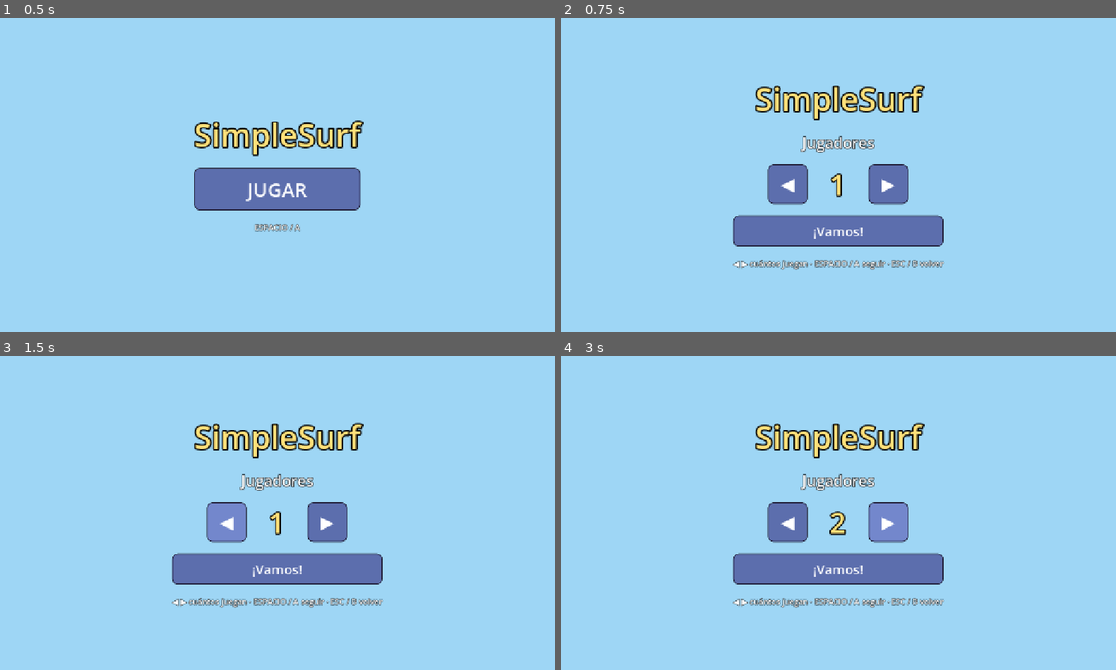
Above: before the commit, frames 1-4 (two rows, left to right).
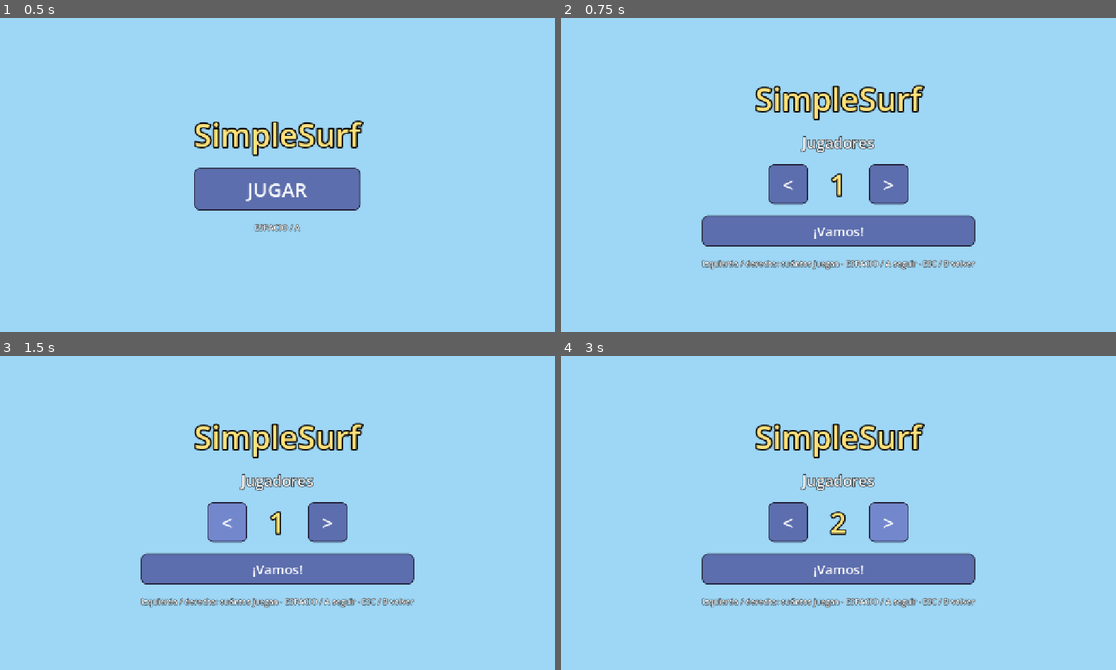
Above: after the commit, the same moments.

Repository: asimplesurfer/simplesurf
Game: Godot game, scene res://ui/menus/character_select.tscn
The game is run twice, just before and just after one commit, with the same random seed, the same clock (stepped at 60 frames per second) and the same inputs. Sound files missing from this copy of the repository are replaced by a short silence.
Inputs (mouse positions are in pixels of both pictures, inside the frame that each line leads up to):
- Up to frame 1 (0.5 s): no input
- Up to frame 2 (0.75 s): click "JUGAR" at 0.5 s
- Up to frame 3 (1.5 s): click (227, 522) at 1.25 s, where only the run before the commit has a clickable "◀"
- Up to frame 4 (3 s): click (788, 522) at 2 s, where only the run after the commit has a clickable "<"; click (888, 522) at 2.75 s, where only the run before the commit has a clickable "▶"

Frame 1 is identical in both runs. In frame 2, 2.5% of the frame differs, in the area x 25-75%, y 46-81%; in frame 3, 2.5%; in frame 4, 2.6%.

Commit message:
Menú: sin símbolos que el navegador no tiene (se veían como cajitas)
◀ ▶ ▲ ▼ ← → y los bloques de la barra no están en la letra del juego en el
navegador y aparecían como rectángulos con el código (25C0...). Ahora:
< >, "arriba / abajo", botones sin flechas y la barra de panza / músculos /
cabeza dibujada (ProgressBar). Test nuevo que revisa que ningún texto del
juego use símbolos fuera de Latin-1.

Co-Authored-By: Claude Opus 5.5 <noreply@anthropic.com>
Claude-Session: https://claude.ai/code/session_0158oNfJa2g5qsqyuATh8Mjh

Diff:
--- a/tests/suites/test_menu.gd
+++ b/tests/suites/test_menu.gd
@@ -17,7 +17,36 @@
 		defaults.track_layout == GameSettings.TrackLayout.ARCHIPELAGO,
 		"por defecto el mapa es el archipiélago"
 	)
+	_test_glyphs()
 	await _test_menu()
+
+
+## Los textos del juego solo usan letras comunes (hasta Latin-1: tildes, ñ, ¡,
+## º, ×...). Símbolos como ◀ ▶ ▲ ▼ ← no están en la letra del navegador y se
+## ven como cajitas con el código.
+func _test_glyphs() -> void:
+	var bad: Array[String] = []
+	var dirs := ["res://ui", "res://core", "res://world", "res://characters", "res://effects"]
+	while not dirs.is_empty():
+		var dir: String = dirs.pop_back()
+		for sub in DirAccess.get_directories_at(dir):
+			dirs.append(dir.path_join(sub))
+		for f in DirAccess.get_files_at(dir):
+			if not f.ends_with(".gd"):
+				continue
+			var lines := FileAccess.get_file_as_string(dir.path_join(f)).split("\n")
+			for n in lines.size():
+				var line := lines[n].strip_edges()
+				if line.begins_with("#"):
+					continue
+				var in_str := false
+				for ch in line:
+					if ch == "\"":
+						in_str = not in_str
+					elif in_str and ch.unicode_at(0) > 0xFF:
+						bad.append("%s:%d %s" % [f, n + 1, ch])
+						break
+	_check(bad.is_empty(), "los textos no usan símbolos que el navegador no tiene %s" % str(bad))
 
 
 ## Botón del mando `button` del dispositivo `device`.
--- a/ui/menus/character_select.gd
+++ b/ui/menus/character_select.gd
@@ -157,7 +157,7 @@
 	row.alignment = BoxContainer.ALIGNMENT_CENTER
 	row.add_theme_constant_override("separation", 24)
 	box.add_child(row)
-	var less := _button("◀", 40)
+	var less := _button("<", 44)
 	less.custom_minimum_size = Vector2(90.0, 90.0)
 	less.focus_mode = Control.FOCUS_NONE
 	less.pressed.connect(func() -> void: change_player_count(-1))
@@ -165,7 +165,7 @@
 	_count_label = _label(str(GameSettings.player_count), 64, YELLOW)
 	_count_label.custom_minimum_size = Vector2(90.0, 0.0)
 	row.add_child(_count_label)
-	var more := _button("▶", 40)
+	var more := _button(">", 44)
 	more.custom_minimum_size = Vector2(90.0, 90.0)
 	more.focus_mode = Control.FOCUS_NONE
 	more.pressed.connect(func() -> void: change_player_count(1))
@@ -175,7 +175,7 @@
 	go.focus_mode = Control.FOCUS_NONE
 	go.pressed.connect(go_players)
 	box.add_child(go)
-	box.add_child(_label("◀ ▶ cuántos juegan · ESPACIO / A seguir · ESC / B volver", 18, Color.WHITE))
+	box.add_child(_label("Izquierda / derecha: cuántos juegan · ESPACIO / A seguir · ESC / B volver", 18, Color.WHITE))
 
 
 func _title_accept() -> void:
@@ -222,7 +222,7 @@
 	var bar := HBoxContainer.new()
 	bar.add_theme_constant_override("separation", 16)
 	root.add_child(bar)
-	var back := _button("←  Volver", 22)
+	var back := _button("Volver", 22)
 	back.custom_minimum_size = Vector2(150.0, 46.0)
 	back.focus_mode = Control.FOCUS_NONE
 	back.pressed.connect(go_title)
@@ -317,7 +317,7 @@
 	var bar := HBoxContainer.new()
 	bar.add_theme_constant_override("separation", 16)
 	root.add_child(bar)
-	var back := _button("←  Personajes", 22)
+	var back := _button("Personajes", 22)
 	back.custom_minimum_size = Vector2(170.0, 48.0)
 	back.pressed.connect(go_players)
 	bar.add_child(back)
@@ -328,7 +328,7 @@
 	free.custom_minimum_size = Vector2(170.0, 48.0)
 	free.pressed.connect(start_sandbox)
 	bar.add_child(free)
-	var go := _button("¡A surfear!  →", 28)
+	var go := _button("¡A surfear!", 28)
 	go.custom_minimum_size = Vector2(220.0, 52.0)
 	go.pressed.connect(start_race)
 	bar.add_child(go)
--- a/ui/menus/player_card.gd
+++ b/ui/menus/player_card.gd
@@ -332,16 +332,16 @@
 	var cat_name: String = ICONS[cat_index][0]
 	if not in_category:
 		_editor.add_child(_label(cat_name, 22, YELLOW))
-		_editor.add_child(_label("◀ ▶ elegir · %s entrar" % ("A" if pad else "ESPACIO"), 15, Color.WHITE))
+		_editor.add_child(_label("< > elegir · %s entrar" % ("A" if pad else "ESPACIO"), 15, Color.WHITE))
 		_status.text = "%s: listo · %s: al azar" % ["Start" if pad else "ENTER", "Y" if pad else "R"]
 		return
 	var rows := category_rows()
 	# Fila actual: su nombre y las opciones con su vista previa.
 	var r: Array = rows[row]
-	var head := _label("%s%s" % [r[0], "   ▲▼ %d/%d" % [row + 1, rows.size()] if rows.size() > 1 else ""], 16, YELLOW)
+	var head := _label("%s%s" % [r[0], "   (%d/%d)" % [row + 1, rows.size()] if rows.size() > 1 else ""], 16, YELLOW)
 	_editor.add_child(head)
 	_editor.add_child(_strip(r))
-	_status.text = "◀ ▶ cambiar · ▲ ▼ fila · %s volver" % ("B" if pad else "ESC")
+	_status.text = "< > cambiar · arriba / abajo: fila · %s volver" % ("B" if pad else "ESC")
 
 
 ## Tira de opciones de la fila: la elegida en el medio (marcada) y las de los
@@ -399,7 +399,7 @@
 		value_name = data().option_name(field)
 	elif current >= 0:
 		value_name = CharacterData.PRESET_NAMES[current]
-	box.add_child(_label("◀ %s ▶" % value_name, 15, Color.WHITE))
+	box.add_child(_label("<  %s  >" % value_name, 15, Color.WHITE))
 	return box
 
 
@@ -432,13 +432,31 @@
 		"slider":
 			var v := float(data().get(field))
 			var ends: Array = CharacterSelect.SLIDER_ENDS[field]
-			value = "%s %s %s" % [ends[0], "▮".repeat(roundi(v * 10.0)) + "▯".repeat(10 - roundi(v * 10.0)), ends[1]]
+			value = "%s  %d%%  %s" % [ends[0], roundi(v * 100.0), ends[1]]
 		_:
 			value = data().option_name(field)
 	if current:
-		value = "◀ %s ▶" % value
+		value = "<  %s  >" % value
 	var val := _label(value, 15, Color.WHITE)
 	line.add_child(val)
+	if kind == "slider":
+		# La barra dibujada (no con símbolos: el navegador puede no tenerlos).
+		var bar := ProgressBar.new()
+		bar.min_value = 0.0
+		bar.max_value = 1.0
+		bar.value = float(data().get(field))
+		bar.show_percentage = false
+		bar.custom_minimum_size = Vector2(110.0, 14.0)
+		bar.size_flags_vertical = Control.SIZE_SHRINK_CENTER
+		var bg := StyleBoxFlat.new()
+		bg.bg_color = Color(0, 0, 0, 0.4)
+		bg.set_corner_radius_all(6)
+		var fill := StyleBoxFlat.new()
+		fill.bg_color = YELLOW
+		fill.set_corner_radius_all(6)
+		bar.add_theme_stylebox_override("background", bg)
+		bar.add_theme_stylebox_override("fill", fill)
+		line.add_child(bar)
 	if kind == "color":
 		var sw := ColorRect.new()
 		sw.custom_minimum_size = Vector2(18.0, 18.0)
